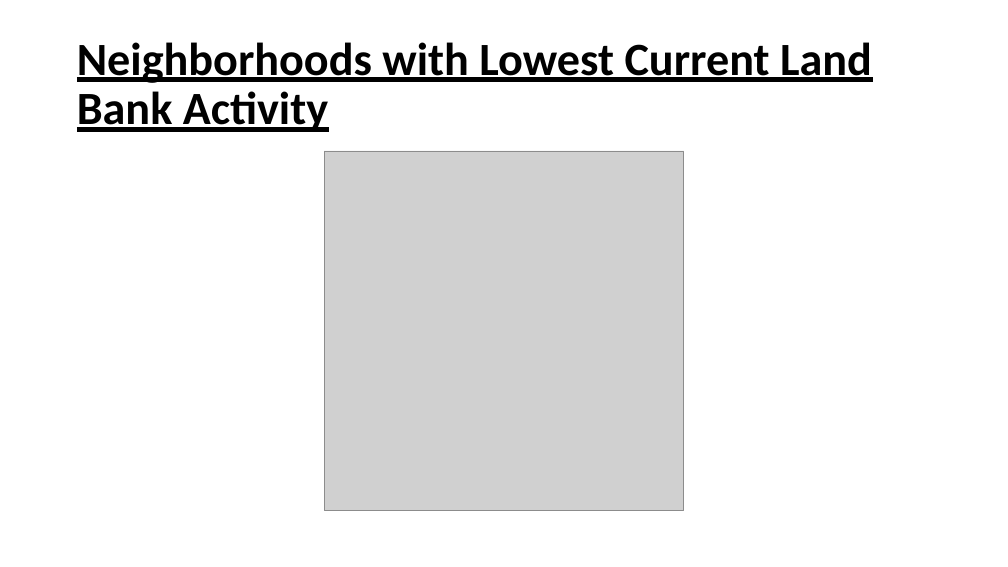
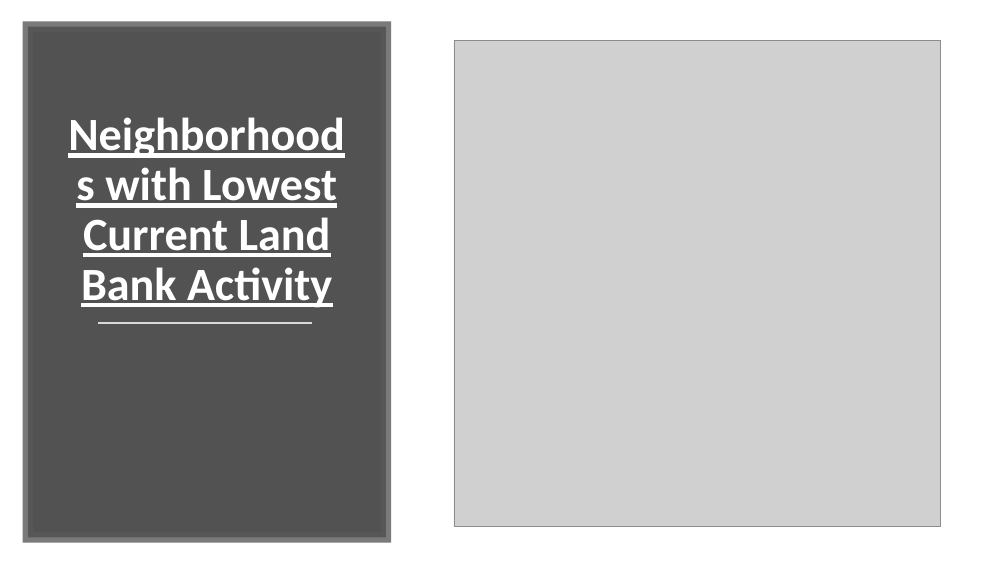
Before and after one commit to nicholasiii/GroupAssignement1, a slide deck: slide 9 of Group 2.pptx. Drawn at 1008x567 pixels with LibreOffice and Linux fonts; fonts in the diff are those of the drawing; grey boxes stand for pictures. Boxes give left, top, right and bottom in pixels: in the first picture for what was removed or moved away, otherwise in the second. Text is boxed around its words. In the diff, an @@ line names an element or a change of style, - is before the commit and + after.

```diff
--- a/Group 2.pptx
+++ b/Group 2.pptx
@@ rectangle added at (x1=28, y1=26, x2=386, y2=538), fill #404040 at 90% opacity, outline #595959 10 pt @@
@@ picture resized from (x1=324, y1=151, x2=684, y2=511) to (x1=454, y1=41, x2=940, y2=527) @@
@@ title "Neighborhoods with Lowest Current Land ..." moved from (x1=77, y1=42, x2=872, y2=132) to (x1=81, y1=167, x2=337, y2=308) @@
@@ title "Neighborhoods with Lowest Current Land ..." at (x1=81, y1=167, x2=337, y2=308): text colour #000000 to #FFFFFF; alignment left to centre; vertical alignment middle to bottom @@
@@ line added from (98, 324) to (312, 324), #D9D9D9 1.75 pt @@
```
Also in this commit, not shown: 5 other slides changed, 3 slides added, 3 slides removed.
